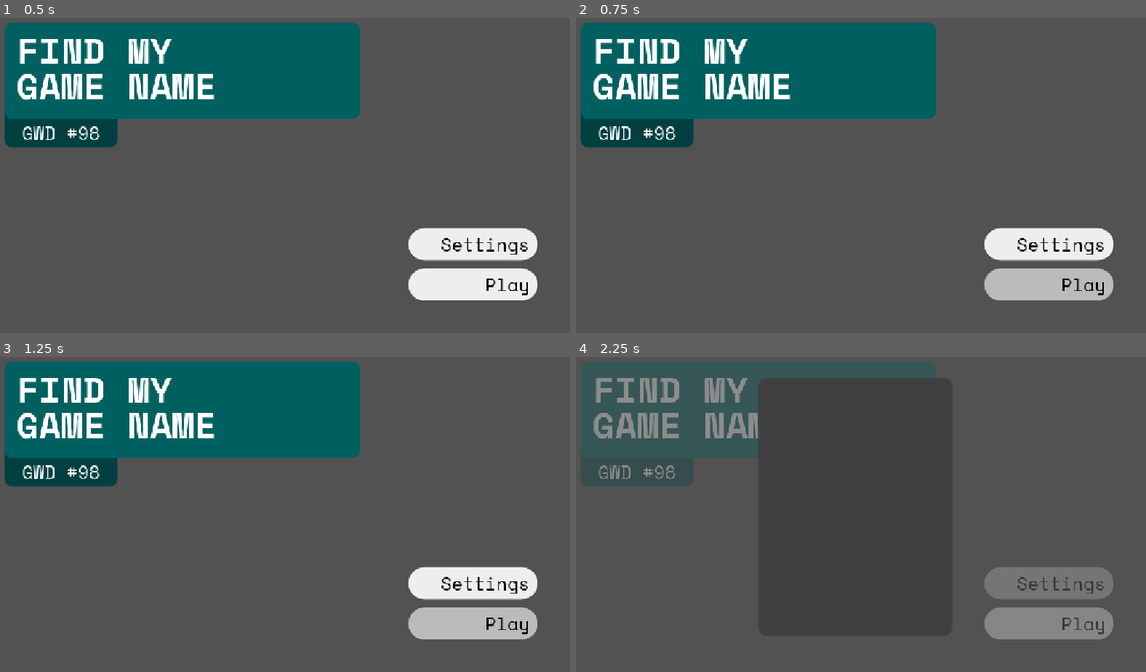
Above: before the commit, frames 1-4 (two rows, left to right).
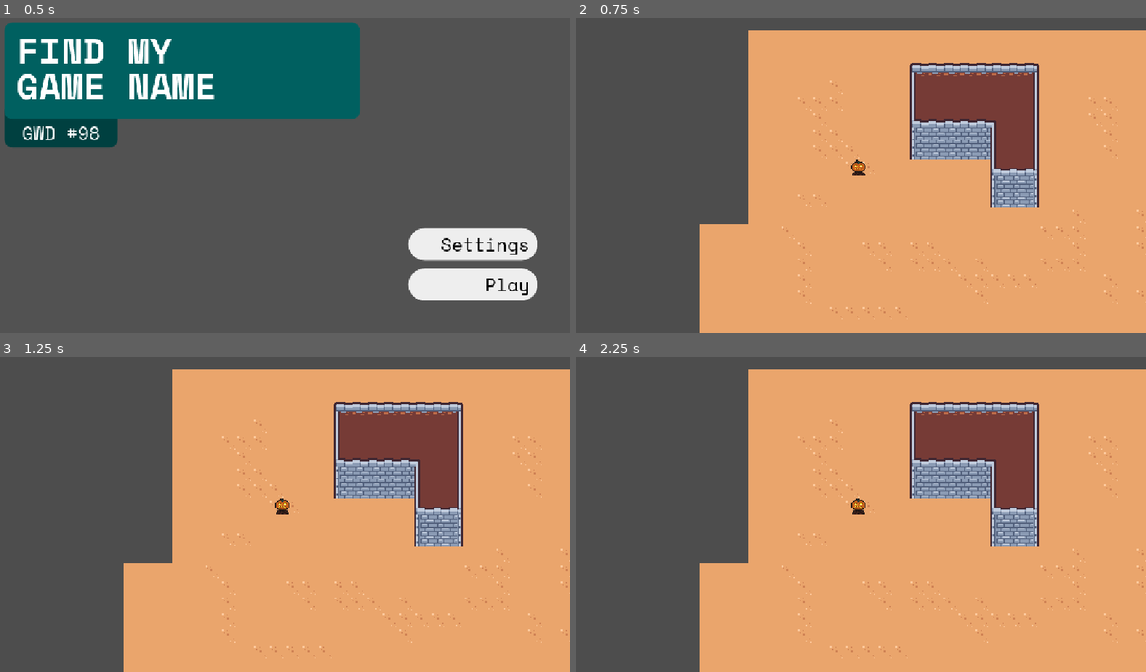
Above: after the commit, the same moments.

Repository: TurbogamesDev/godot-wild-jam-98
Game: Godot game, scene res://assets/scenes/ui/main_menu.tscn
Same seed, same stepped clock (60 frames per second), same inputs: the game is played once before the commit and once after it.
Inputs (mouse positions are in pixels of both pictures, inside the frame that each line leads up to):
- Up to frame 1 (0.5 s): no input
- Up to frame 2 (0.75 s): click "Play" at 0.5 s
- Up to frame 3 (1.25 s): no input
- Up to frame 4 (2.25 s): click (1049, 624) at 1.25 s, where only the run before the commit has a clickable "Play"; click (1049, 583) at 2 s, where only the run before the commit has a clickable "Settings"

Frame 1 is identical in both runs. In frame 2, 82% of the frame differs, in the area x 0-100%, y 1-100%; in frame 3, 82%; in frame 4, 72%.

Commit message:
Fix path of test level

Diff:
--- /dev/null
+++ b/assets/scenes/base_menu_button.tscn
@@ -0,0 +1,57 @@
+[gd_scene format=3 uid="uid://clynwdfrbrpam"]
+
+[ext_resource type="FontFile" uid="uid://dnk8s1a2lu367" path="res://assets/fonts/Space_Mono/SpaceMono-Regular.ttf" id="1_ni45p"]
+
+[sub_resource type="StyleBoxFlat" id="StyleBoxFlat_qc24j"]
+bg_color = Color(0.93333334, 0.93333334, 0.93333334, 1)
+corner_radius_top_left = 32
+corner_radius_top_right = 32
+corner_radius_bottom_right = 32
+corner_radius_bottom_left = 32
+
+[sub_resource type="StyleBoxFlat" id="StyleBoxFlat_8vyap"]
+bg_color = Color(0.53333336, 0.53333336, 0.53333336, 1)
+corner_radius_top_left = 32
+corner_radius_top_right = 32
+corner_radius_bottom_right = 32
+corner_radius_bottom_left = 32
+
+[sub_resource type="StyleBoxFlat" id="StyleBoxFlat_ni45p"]
+bg_color = Color(0.73333335, 0.73333335, 0.73333335, 1)
+corner_radius_top_left = 32
+corner_radius_top_right = 32
+corner_radius_bottom_right = 32
+corner_radius_bottom_left = 32
+
+[sub_resource type="StyleBoxFlat" id="StyleBoxFlat_t24n3"]
+bg_color = Color(0.53333336, 0.53333336, 0.53333336, 1)
+corner_radius_top_left = 32
+corner_radius_top_right = 32
+corner_radius_bottom_right = 32
+corner_radius_bottom_left = 32
+
+[sub_resource type="LabelSettings" id="LabelSettings_xepy2"]
+font = ExtResource("1_ni45p")
+font_size = 36
+font_color = Color(0, 0, 0, 1)
+
+[node name="BaseMenuButton" type="Button" unique_id=2067039380]
+offset_left = -128.0
+offset_top = -32.0
+offset_right = 128.0
+offset_bottom = 32.0
+theme_override_styles/normal = SubResource("StyleBoxFlat_qc24j")
+theme_override_styles/pressed = SubResource("StyleBoxFlat_8vyap")
+theme_override_styles/hover = SubResource("StyleBoxFlat_ni45p")
+theme_override_styles/hover_pressed = SubResource("StyleBoxFlat_t24n3")
+
+[node name="Text" type="Label" parent="." unique_id=491951735]
+z_index = 1
+layout_mode = 0
+offset_left = 32.0
+offset_right = 240.0
+offset_bottom = 64.0
+text = "Play"
+label_settings = SubResource("LabelSettings_xepy2")
+horizontal_alignment = 2
+vertical_alignment = 1
--- /dev/null
+++ b/assets/scenes/settings_menu.tscn
@@ -0,0 +1,33 @@
+[gd_scene format=3 uid="uid://bfxbluq6tiysf"]
+
+[sub_resource type="StyleBoxFlat" id="StyleBoxFlat_xepy2"]
+bg_color = Color(0.2509804, 0.2509804, 0.2509804, 1)
+corner_radius_top_left = 16
+corner_radius_top_right = 16
+corner_radius_bottom_right = 16
+corner_radius_bottom_left = 16
+
+[node name="SettingsMenu" type="Control" unique_id=860343429]
+z_index = 100
+z_as_relative = false
+layout_mode = 3
+anchors_preset = 15
+anchor_right = 1.0
+anchor_bottom = 1.0
+grow_horizontal = 2
+grow_vertical = 2
+
+[node name="Background" type="ColorRect" parent="." unique_id=663702753]
+layout_mode = 0
+offset_right = 1152.0
+offset_bottom = 648.0
+color = Color(0.32156864, 0.32156864, 0.32156864, 0.6666667)
+
+[node name="Panel" type="Panel" parent="." unique_id=328916369]
+z_index = 10
+layout_mode = 0
+offset_left = 384.0
+offset_top = 64.0
+offset_right = 768.0
+offset_bottom = 576.0
+theme_override_styles/panel = SubResource("StyleBoxFlat_xepy2")
--- /dev/null
+++ b/assets/scenes/settings_menu_button.tscn
@@ -0,0 +1,12 @@
+[gd_scene format=3 uid="uid://cpi1y5s5di48s"]
+
+[ext_resource type="PackedScene" path="res://assets/scenes/base_menu_button.tscn" id="1_5wq5t"]
+[ext_resource type="Script" path="res://assets/scripts/settings_menu_button.gd" id="2_cr21t"]
+
+[node name="SettingsMenuButton" unique_id=2067039380 instance=ExtResource("1_5wq5t")]
+script = ExtResource("2_cr21t")
+
+[node name="Text" parent="." index="0" unique_id=491951735]
+text = "Settings"
+
+[connection signal="pressed" from="." to="." method="_on_pressed"]
--- a/assets/scripts/ui_script/play_menu_button.gd
+++ b/assets/scripts/ui_script/play_menu_button.gd
@@ -1,7 +1,7 @@
 extends Button
 class_name PlayMenuButton
 
-const MAIN_SCENE_PATH = "res://assets/scenes/test_level.tscn"
+const MAIN_SCENE_PATH = "res://assets/scenes/levels/test_level.tscn"
 
 func _on_pressed() -> void:
 	get_tree().change_scene_to_file(MAIN_SCENE_PATH)
